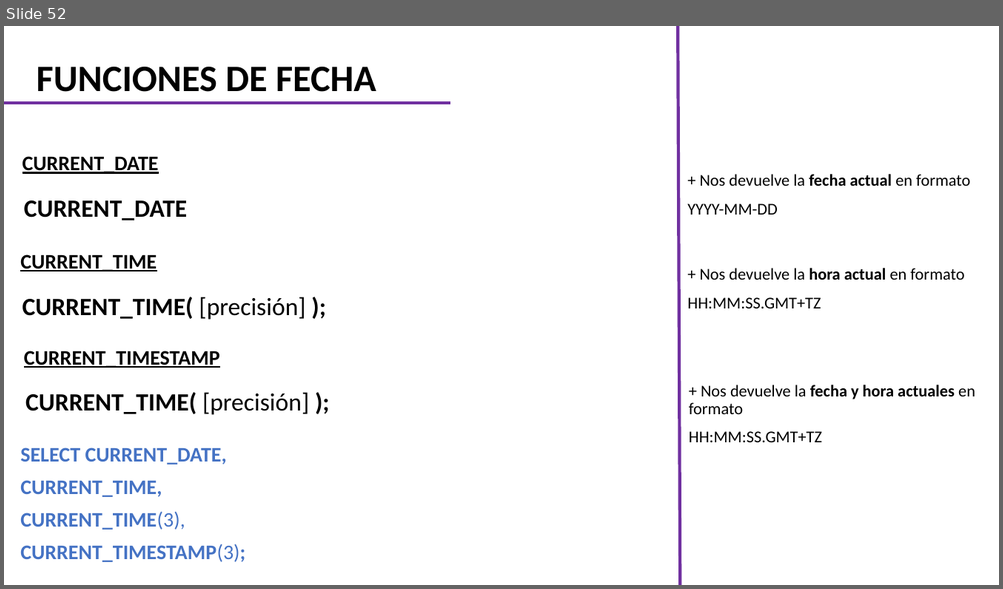
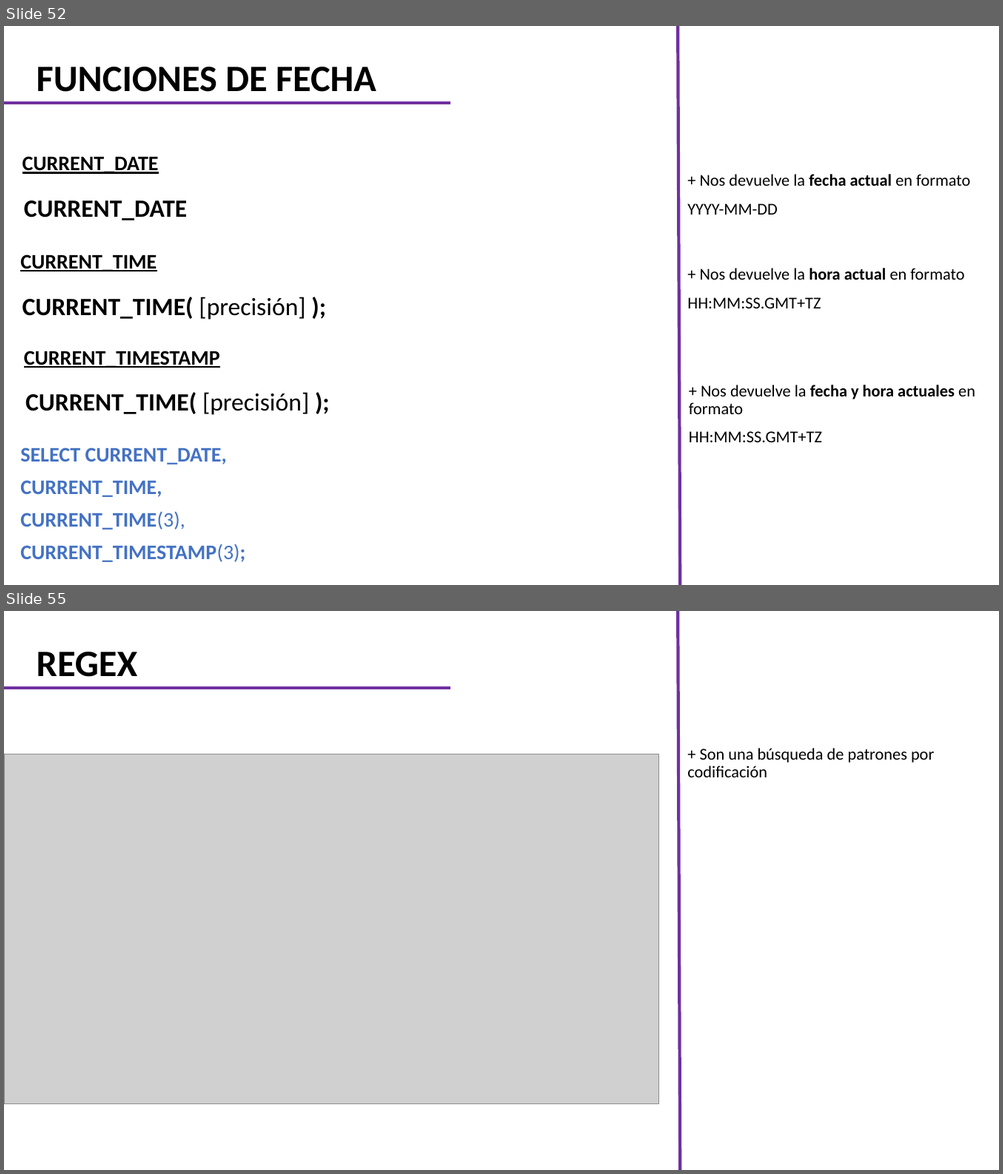
Before and after one commit to CarlosCamposs/Curso-AABD_SQL, a slide deck: Curso AABD-SQL (Notas).pptx. Shown one above the other, each under a label of ours: slide 52 before the commit, slides 52 and 55 after it; the slides between them are not shown. The pictures are 1003x589 and 1003x1174 pixels, drawn with LibreOffice and Linux fonts; fonts in the diff are those of the drawing; grey boxes stand for pictures. Boxes give left, top, right and bottom in pixels: in the first picture for what was removed or moved away, otherwise in the second. Text is boxed around its words. In the diff, an @@ line names an element or a change of style, - is before the commit and + after.

```diff
--- a/Curso AABD-SQL (Notas).pptx
+++ b/Curso AABD-SQL (Notas).pptx
@@ slide 55 added at (4, 611, 999, 1170), background #FFFFFF @@
@@ line added from (680, 1170) to (677, 611), #7030A0 3 pt @@
@@ title added at (37, 652, 138, 677), 36 pt, text #000000, bold @@
+REGEX
@@ line added from (4, 689) to (450, 689), #7030A0 3 pt @@
@@ picture added at (4, 755, 659, 1105) @@
@@ text added at (687, 748, 933, 777), 16 pt, text #000000 @@
++ Son una búsqueda de patrones por codificación
```
Also in this commit, not shown: 2 slides changed, 5 other slides added.
